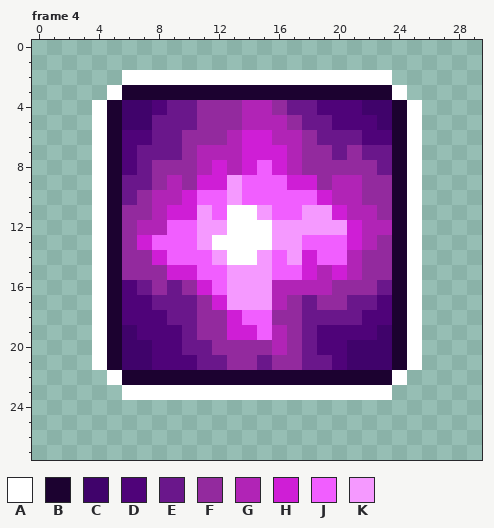
Pixel-art file, stored at assets/crystals.aseprite. Above is the file before it was changed.
30x28 pixels, 7 frames. Shown: frame 4. The old version is drawn lined up with the new one. The commit also changed other frames, which this record leaves out.
Palette (. is transparent): A #ffffff  B #1c0230  C #40036b  D #4f0379  E #6a178b  F #932a9e  G #b124b6  H #cf1ed6  J #f15eff  K #f599ff
Pixels before, frame 4, first column x 4:
 2 ..AAAAAAAAAAAAAAAAAA..
 3 .ABBBBBBBBBBBBBBBBBBA.
 4 ABCCDEEFFFGGFEEDDDCCBA
 5 ABCCEEEFFFGGGFEEDDDCBA
 6 ABDDEEFFFGHHGGFEEEDDBA
 7 ABDEEEFGGGHHHGFFEFEEBA
 8 ABDEFFFGHGHJHGFFFFFEBA
 9 ABEEFGFHHKJJJHHFGGFFBA
10 ABEFGGHJJKJJJJJHGGFFBA
11 ABFFGHHKJAAKJJKKHGGFBA
12 ABFGGJJKKAAAKKKKKHGGBA
13 ABFHJJJKAAAAKKJJJHGFBA
14 ABFFHJJJKAAKJKHJJGFFBA
15 ABFFFHHJJKKKJJHGHGFFBA
16 ABDEFEFHJKKKGGGGFFFEBA
17 ABDDEEEFHKKKGFEFFEEDBA
18 ABDDDEEFFHJJFFEEEEDDBA
19 ABCDDDEFFHHJGFEDDDDCBA
20 ABCCDDEEFFFFGFEDDCCCBA
21 ABCCDDDEEFFEFFEEDCCCBA
22 .ABBBBBBBBBBBBBBBBBBA.
23 ..AAAAAAAAAAAAAAAAAA..
After the commit:
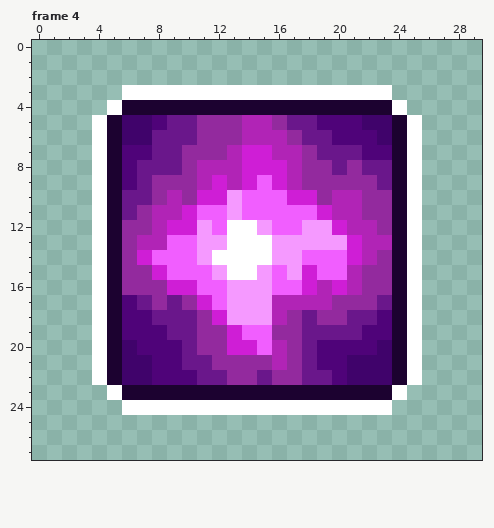
The edit:
whole drawing moved by -3,+0 (the old picture is shown already moved)
Changed rows in their new state; - is an unchanged pixel.
Frame 4:
first column x 4:
 2 --..................--
 3 -.AAAAAAAAAAAAAAAAAA.-
 4 .ABBBBBBBBBBBBBBBBBBA.
 5 ----D-------FE-D--C---
 6 --CC--E--FGG-FE-DD-C--
 7 ---D---FF---G--E-EDD--
 8 ----EE--G--H----E-E---
 9 --D--F-G-GH-HGF-FF-E--
10 ---EF-FHH----HHF------
11 --E--G-J-KJJ--JHG-F---
12 ---F-HH-J--KJJ--HG-F--
13 ---GG---K-----KKK--G--
14 ---HJ--KA--AK-J--HG---
15 ----HJJ-KAA--K-JJ-----
16 --FF-HHJ----JJH-HG-F--
17 ---EF-FHJ----GGG-FFE--
18 ----E---HKKKG--FF-E---
19 --D--E----J-F--EEE-D--
20 ---D---F-HHJ-----DD---
21 ------E-F--FG--D------
22 ABCCDDDEEFFEFFEEDCCCBA
23 -ABBBBBBBBBBBBBBBBBBA-
24 --AAAAAAAAAAAAAAAAAA--
Pixel boxes of the changes (left, top, right, bottom) in both pictures:
changed: (92, 70, 422, 415)
